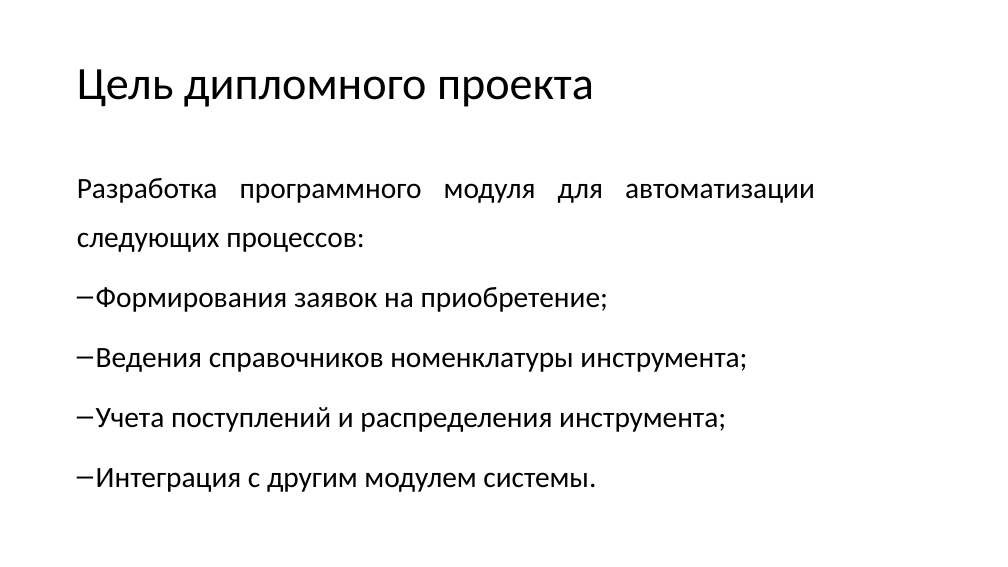
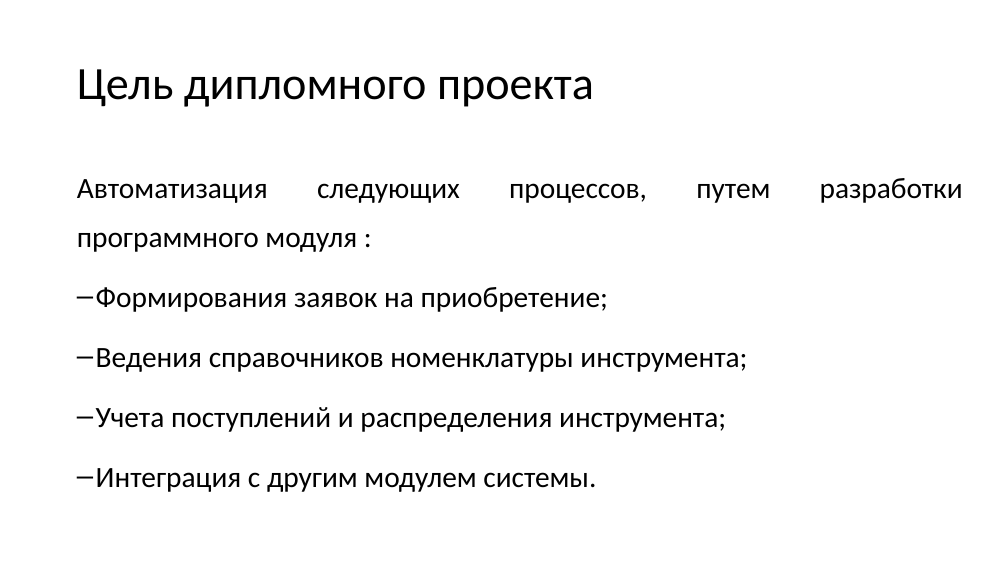
Before and after one commit to Ka666aH/Instrument-accounting-and-purchase-system, a slide deck: slide 2 of Документы/Хорошев/Хорошев_Диплом_Презентация.pptx. Drawn at 1008x567 pixels with LibreOffice and Linux fonts; fonts in the diff are those of the drawing. Boxes give left, top, right and bottom in pixels: in the first picture for what was removed or moved away, otherwise in the second. Text is boxed around its words. In the diff, an @@ line names an element or a change of style, - is before the commit and + after.

```diff
--- a/Документы/Хорошев/Хорошев_Диплом_Презентация.pptx
+++ b/Документы/Хорошев/Хорошев_Диплом_Презентация.pptx
@@ text at [77, 179, 770, 252]: text changed @@
-Разработка программного модуля для автоматизации следующих процессов:
+Автоматизация следующих процессов, путем разработки программного модуля :
```
Also in this commit, not shown: 1 other slide changed.
